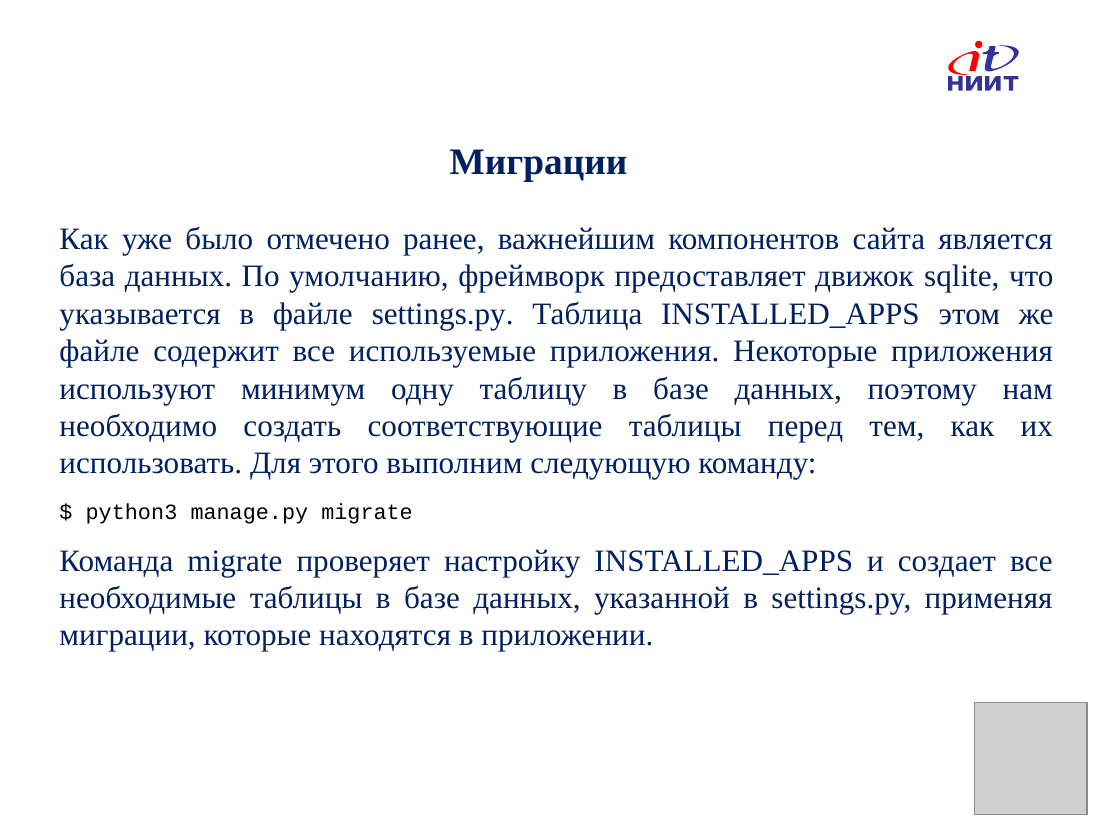
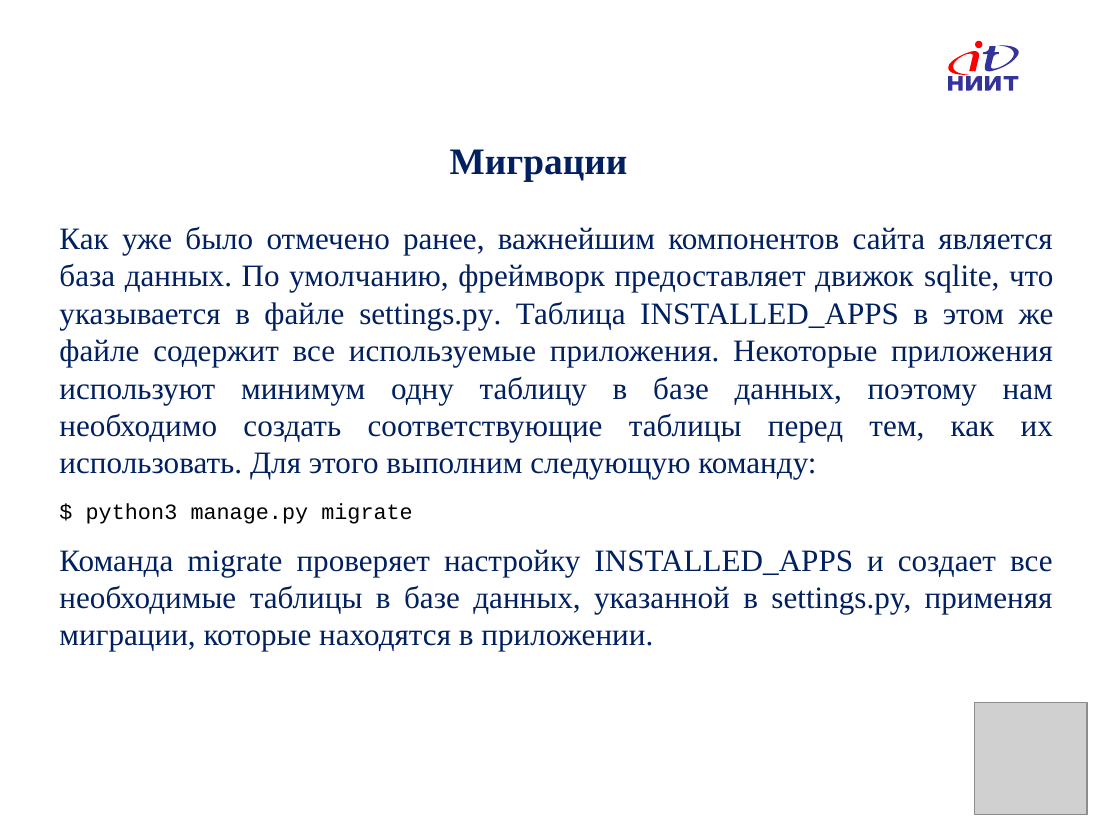
Before and after one commit to IlyaOrlov/PythonCourse, a slide deck: slide 19 of Lectures/PyLec_14.pptx. Drawn at 1120x840 pixels with LibreOffice and Linux fonts; fonts in the diff are those of the drawing; grey boxes stand for pictures; background and template pictures are left out. Boxes give left, top, right and bottom in pixels: in the first picture for what was removed or moved away, otherwise in the second. Text is boxed around its words. In the diff, an @@ line names an element or a change of style, - is before the commit and + after.

```diff
--- a/Lectures/PyLec_14.pptx
+++ b/Lectures/PyLec_14.pptx
@@ text at (59,227,1054,479): text changed @@
-Как уже было отмечено ранее, важнейшим компонентов сайта является база данных. По умолчанию, фреймворк предоставляет движок sqlite, что указывается в файле settings.py. Таблица INSTALLED_APPS этом же файле содержит все используемые приложения. Некоторые приложения используют минимум одну таблицу в базе данных, поэтому нам необходимо создать соответствующие таблицы перед тем, как их использовать. Для этого выполним следующую команду:
+Как уже было отмечено ранее, важнейшим компонентов сайта является база данных. По умолчанию, фреймворк предоставляет движок sqlite, что указывается в файле settings.py. Таблица INSTALLED_APPS в этом же файле содержит все используемые приложения. Некоторые приложения используют минимум одну таблицу в базе данных, поэтому нам необходимо создать соответствующие таблицы перед тем, как их использовать. Для этого выполним следующую команду:
```
Also in this commit, not shown: 1 other file.
